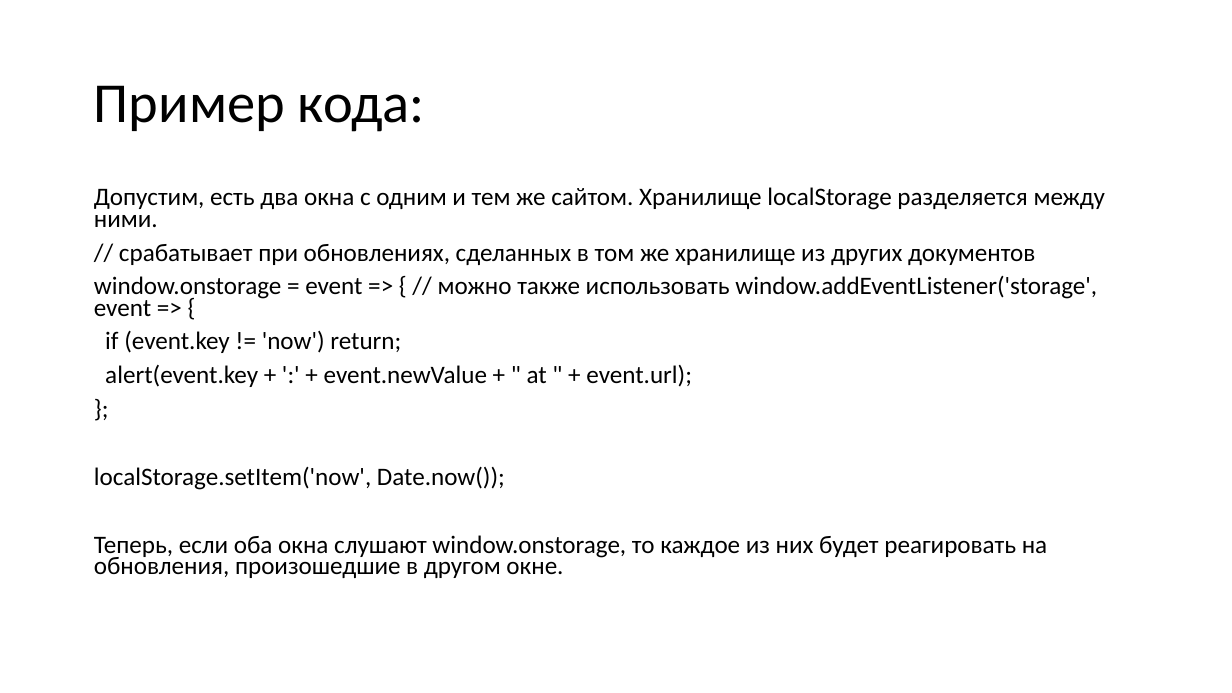
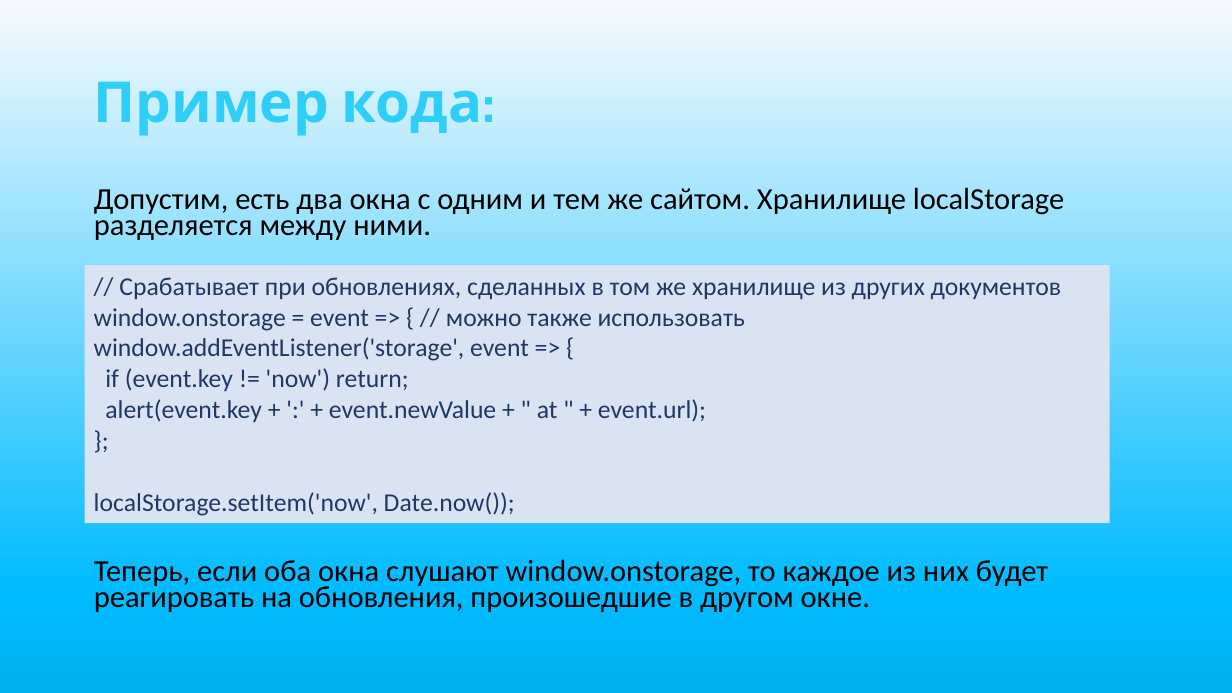
Before and after one commit to rrrrrrrrrrrrin/web-proj, a slide deck: slide 11 of web-proj.pptx. Drawn at 1232x693 pixels with LibreOffice and Linux fonts; fonts in the diff are those of the drawing. Boxes give left, top, right and bottom in pixels: in the first picture for what was removed or moved away, otherwise in the second. Text is boxed around its words. In the diff, an @@ line names an element or a change of style, - is before the commit and + after.

```diff
--- a/web-proj.pptx
+++ b/web-proj.pptx
@@ background #FFFFFF to gradient #F7FAFD to #01BBFF to #00B0F0 @@
@@ title "Пример кода:" at bbox=[94, 82, 482, 136]: font Calibri to Cabin, text colour #000000 to #2FCEF9, letter outline none to #7030A0 1.75 pt, bold on @@
@@ text "Допустим, есть два окна с ..." at bbox=[94, 187, 1064, 612]: size 19.6 to 23.8 pt @@
@@ rectangle added at bbox=[85, 265, 1110, 523], fill #DAE3F3, 20 pt, text #203864 @@
+// Срабатывает при обновлениях, сделанных в том же хранилище из других документов
+window.onstorage = event => { // можно также использовать
+window.addEventListener('storage', event => {
+if (event.key != 'now') return;
+alert(event.key + ':' + event.newValue + " at " + event.url);
+};
+localStorage.setItem('now', Date.now());
@@ text at bbox=[94, 244, 1097, 490]: paragraphs removed @@
-// срабатывает при обновлениях, сделанных в том же хранилище из других документов
-window.onstorage = event => { // можно также использовать window.addEventListener('storage', event => {
-if (event.key != 'now') return;
-alert(event.key + ':' + event.newValue + " at " + event.url);
-};
-localStorage.setItem('now', Date.now());
```
Also in this commit, not shown: 14 other slides changed, 1 other file.
